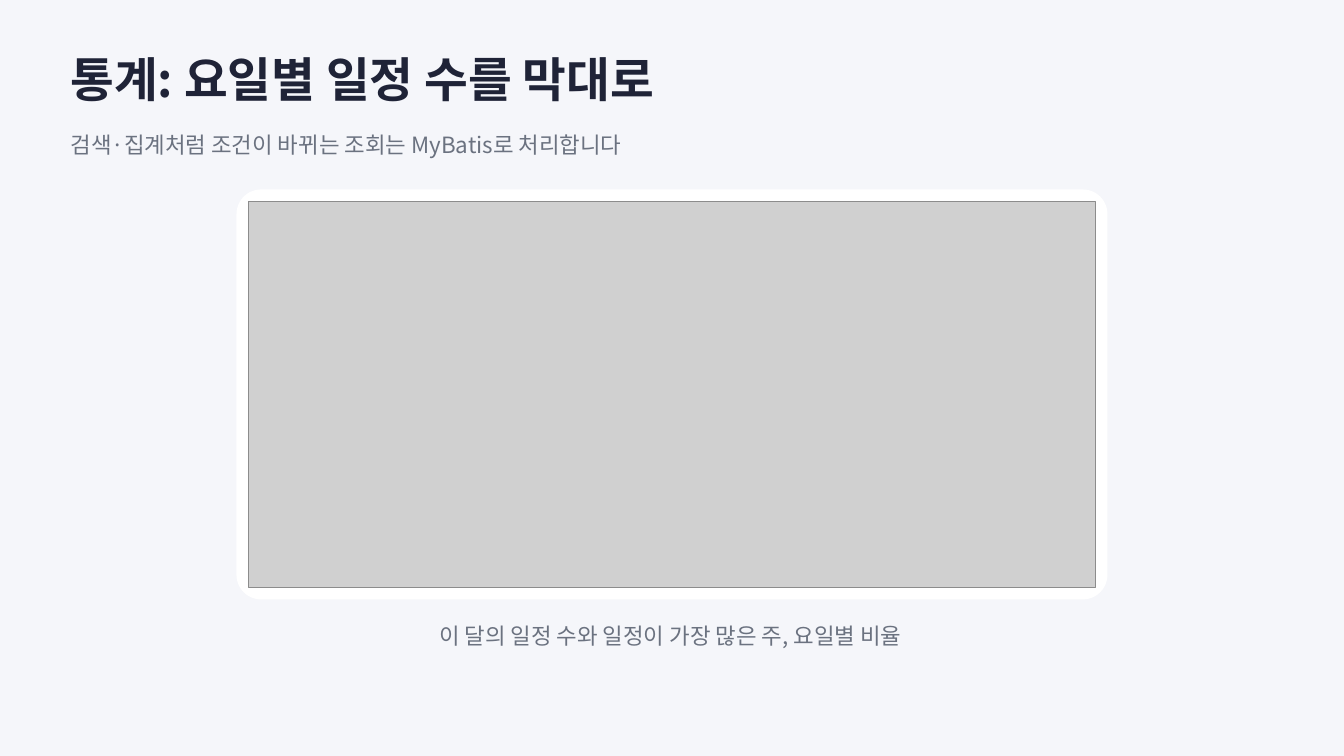
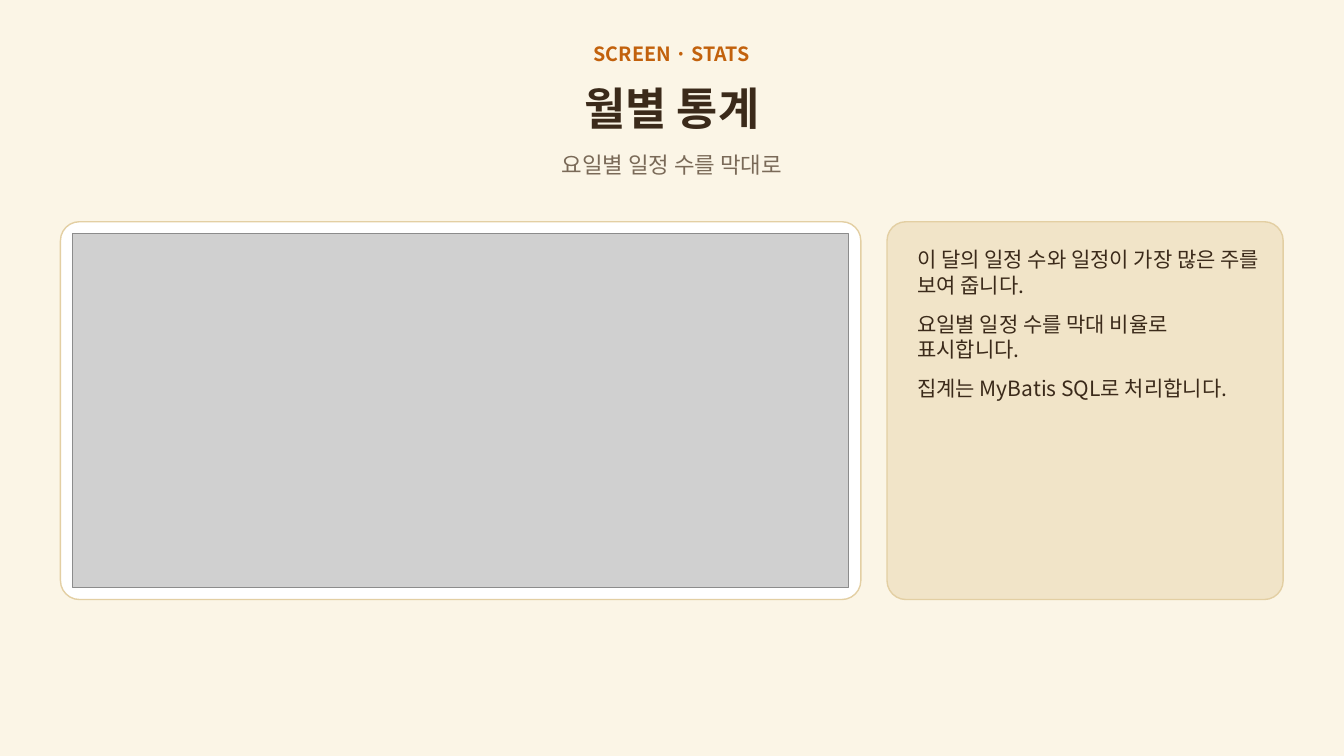
Before and after one commit to ho8566z/calendar-bot_word, a slide deck: slide 19 of ppt/개인 프로젝트.pptx (slide 6 before the commit). Drawn at 1344x756 pixels with LibreOffice and Linux fonts; fonts in the diff are those of the drawing; grey boxes stand for pictures. Boxes give left, top, right and bottom in pixels: in the first picture for what was removed or moved away, otherwise in the second. Text is boxed around its words. In the diff, an @@ line names an element or a change of style, - is before the commit and + after.

```diff
--- a/ppt/개인 프로젝트.pptx
+++ b/ppt/개인 프로젝트.pptx
@@ background #F5F6FA to #FBF5E6 @@
@@ text added at box(594, 46, 750, 62), 14 pt, text #C2610C, bold @@
+SCREEN · STATS
@@ text added at box(584, 87, 759, 129), 32 pt, text #3B2A1A, bold @@
+월별 통계
@@ text removed at box(71, 134, 622, 158) @@
-검색·집계처럼 조건이 바뀌는 조회는 MyBatis로 처리합니다
@@ text at box(562, 154, 782, 175): text changed; size 34 to 16 pt; text colour #1F2337 to #7A6A58; bold off @@
-통계: 요일별 일정 수를 막대로
+요일별 일정 수를 막대로
@@ rounded rectangle: place and size @@
-rounded rectangle at box(237, 190, 1108, 600)
+rounded rectangle at box(60, 222, 861, 600)
@@ rounded rectangle at box(60, 222, 861, 600): outline none to #E3CFA3 1 pt; proportions changed @@
@@ picture: place and size @@
-picture at box(249, 202, 1096, 588)
+picture at box(73, 234, 849, 588)
@@ rounded rectangle added at box(887, 222, 1284, 600), fill #F1E4C8, outline #E3CFA3 1 pt @@
@@ text at box(917, 249, 1259, 401): text changed; size 16 to 15 pt; text colour #6B7280 to #3B2A1A @@
-이 달의 일정 수와 일정이 가장 많은 주, 요일별 비율
+이 달의 일정 수와 일정이 가장 많은 주를 보여 줍니다.
+요일별 일정 수를 막대 비율로 표시합니다.
+집계는 MyBatis SQL로 처리합니다.
```
Also in this commit, not shown: 6 other slides changed, 24 slides added, 4 slides removed.
